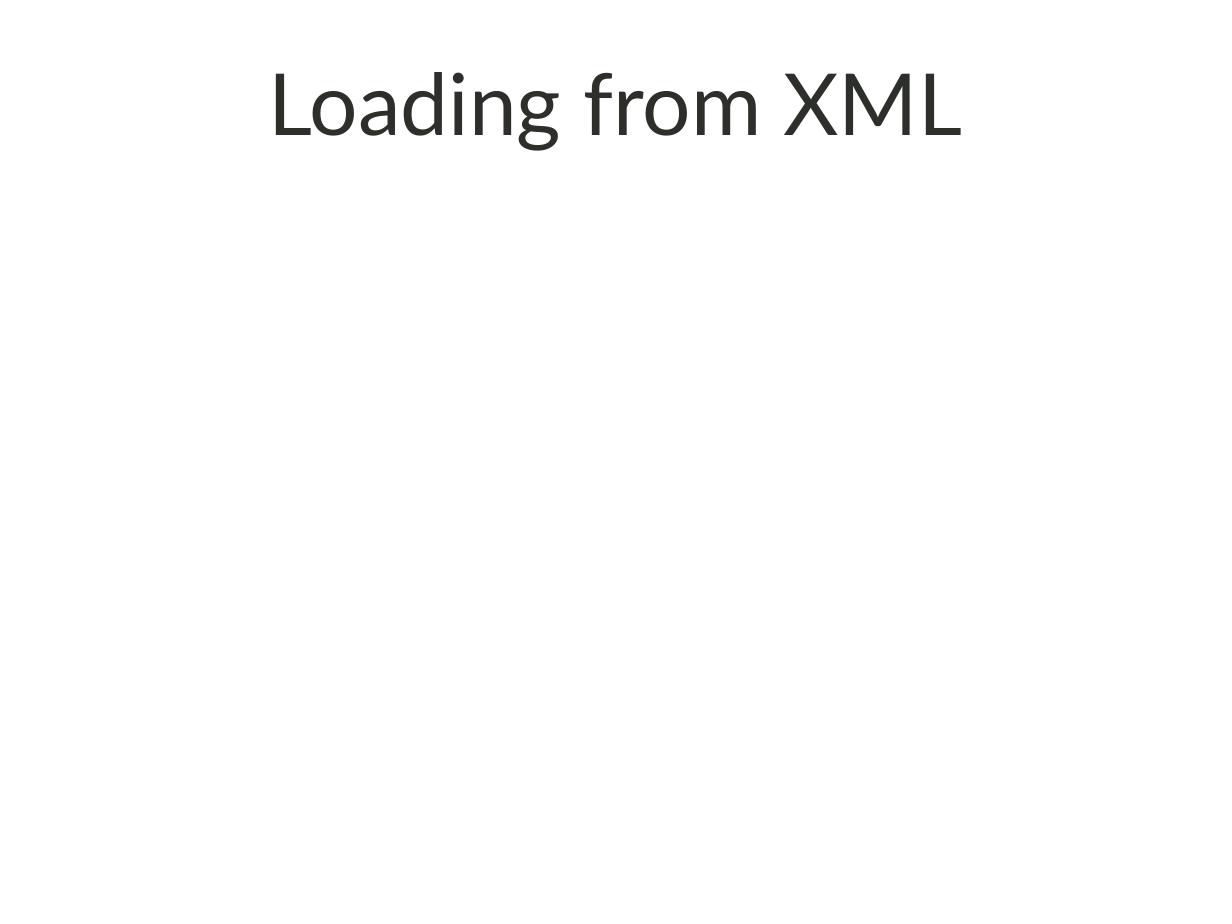
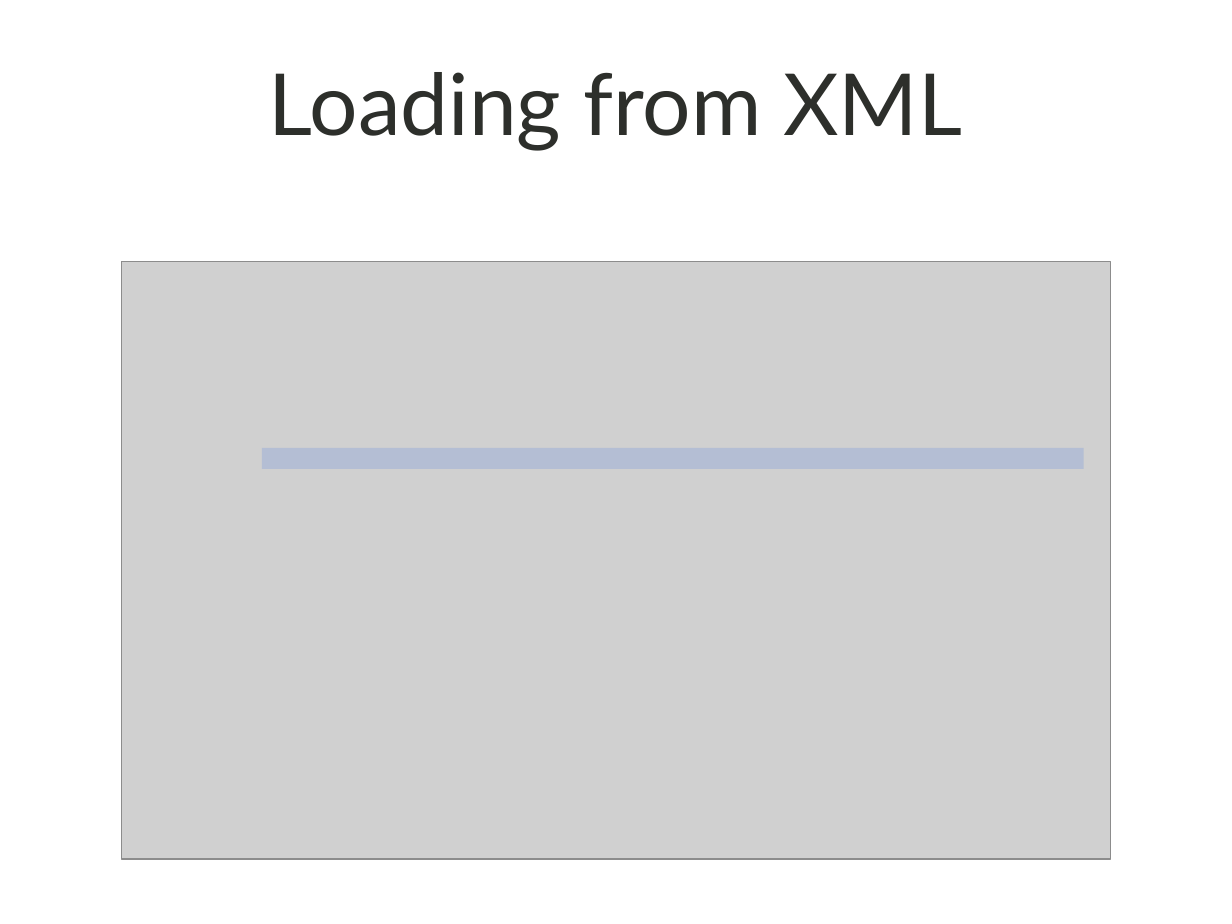
Before and after one commit to alixrosarion/ArgumentParser---Software-1, a slide deck: slide 10 of Sprint Demo.pptx. Drawn at 1232x924 pixels with LibreOffice and Linux fonts; fonts in the diff are those of the drawing; grey boxes stand for pictures; background and template pictures are left out. Boxes give left, top, right and bottom in pixels: in the first picture for what was removed or moved away, otherwise in the second. Text is boxed around its words. In the diff, an @@ line names an element or a change of style, - is before the commit and + after.

```diff
--- a/Sprint Demo.pptx
+++ b/Sprint Demo.pptx
@@ picture added at (122,262,1111,860) @@
@@ rectangle added at (262,448,1084,469), fill #97ADD9 at 49% opacity @@
```
Also in this commit, not shown: 1 other slide changed.
